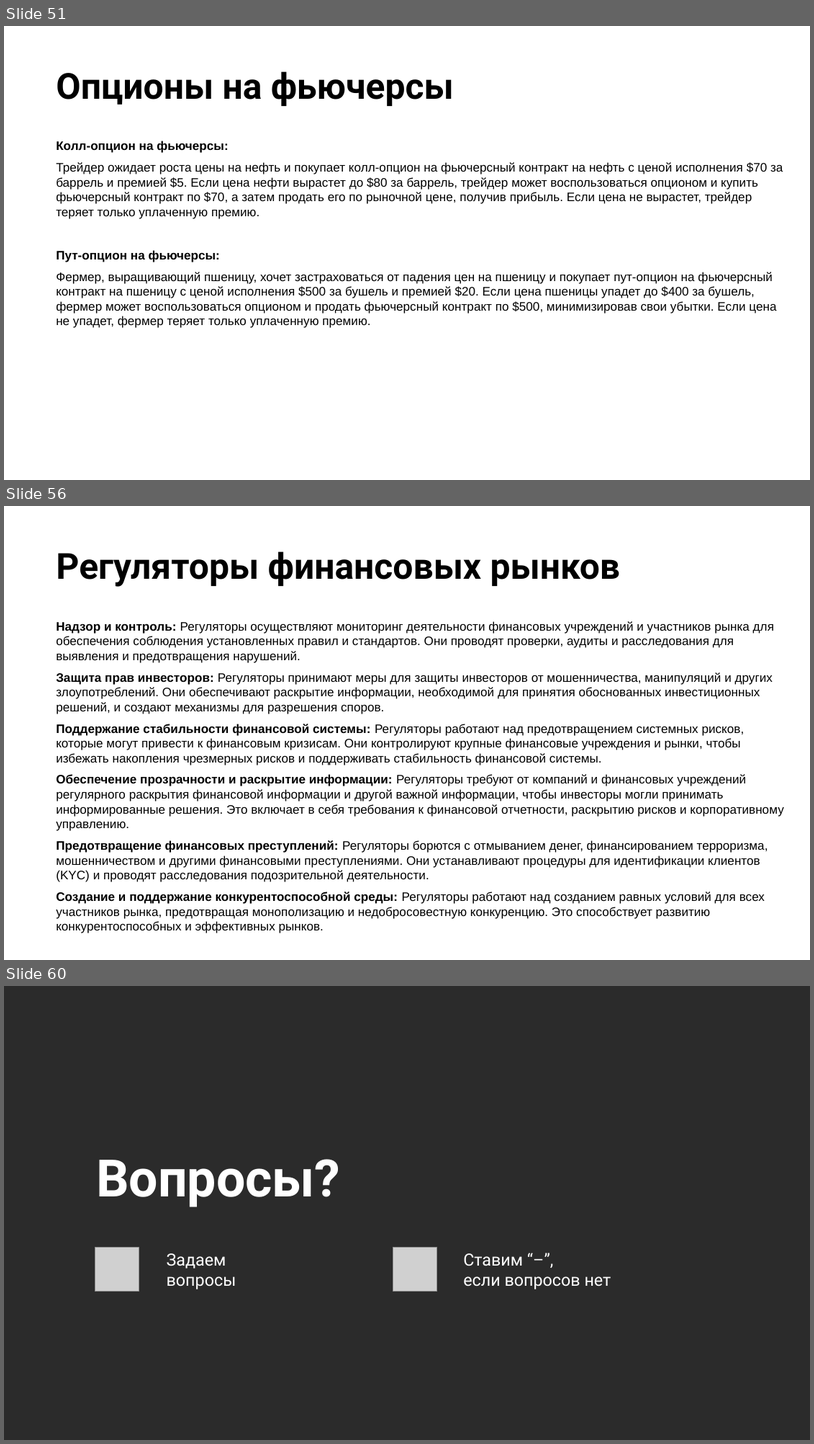
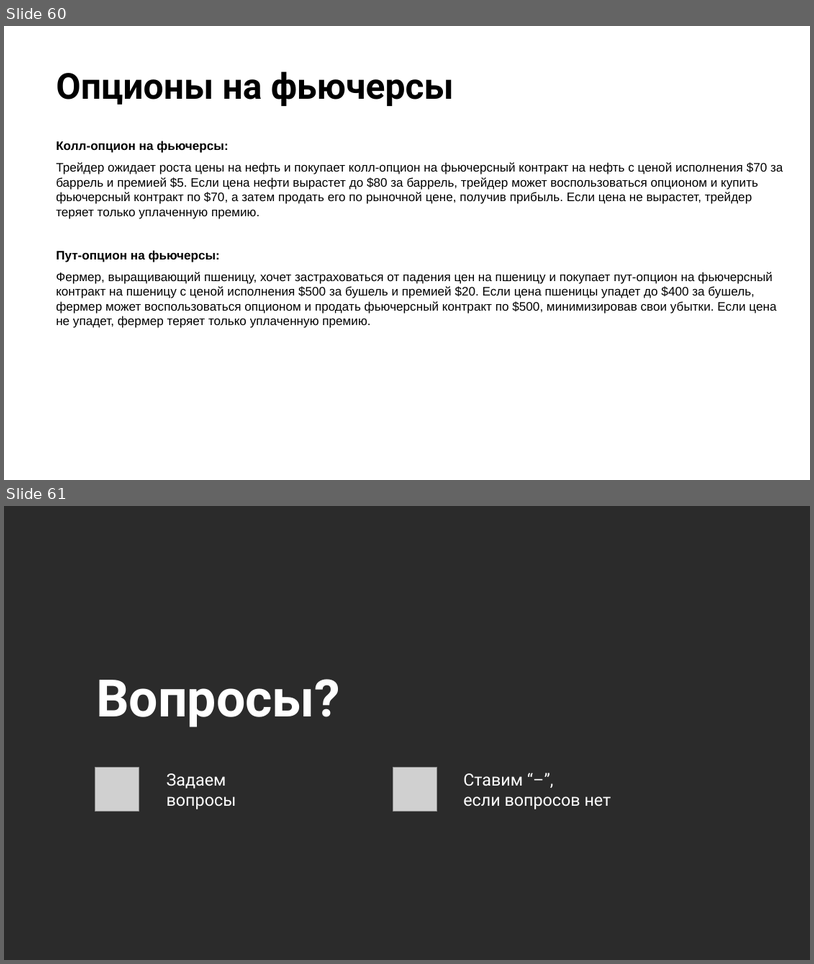
Before and after one commit to stureiko/Otus_lectures, a slide deck: FinML/01 - Intro/Presentation/01 - Intro.pptx. Shown one above the other, each under a label of ours: slides 51, 56 and 60 before the commit, slides 60 and 61 after it; the slides between them are not shown. The pictures are 814x1444 and 814x964 pixels, drawn with LibreOffice and Linux fonts; fonts in the diff are those of the drawing; grey boxes stand for pictures; background and template pictures are left out; a plain dark background stands for a picture behind light text. Boxes give left, top, right and bottom in pixels: in the first picture for what was removed or moved away, otherwise in the second. Text is boxed around its words. In the diff, an @@ line names an element or a change of style, - is before the commit and + after.

```diff
--- a/FinML/01 - Intro/Presentation/01 - Intro.pptx
+++ b/FinML/01 - Intro/Presentation/01 - Intro.pptx
@@ slide 56 removed at [4, 506, 810, 960], background picture (left out) @@
@@ title removed at [56, 551, 620, 587] @@
-Регуляторы финансовых рынков
@@ text removed at [56, 621, 784, 933] @@
-Надзор и контроль: Регуляторы осуществляют мониторинг деятельности финансовых учреждений и участников рынка для обеспечения соблюдения установленных правил и стандартов. Они проводят проверки, аудиты и расследования для выявления и предотвращения нарушений.
-Защита прав инвесторов: Регуляторы принимают меры для защиты инвесторов от мошенничества, манипуляций и других злоупотреблений. Они обеспечивают раскрытие информации, необходимой для принятия обоснованных инвестиционных решений, и создают механизмы для разрешения споров.
-Поддержание стабильности финансовой системы: Регуляторы работают над предотвращением системных рисков, которые могут привести к финансовым кризисам. Они контролируют крупные финансовые учреждения и рынки, чтобы избежать накопления чрезмерных рисков и поддерживать стабильность финансовой системы.
-Обеспечение прозрачности и раскрытие информации: Регуляторы требуют от компаний и финансовых учреждений регулярного раскрытия финансовой информации и другой важной информации, чтобы инвесторы могли принимать информированные решения. Это включает в себя требования к финансовой отчетности, раскрытию рисков и корпоративному управлению.
-Предотвращение финансовых преступлений: Регуляторы борются с отмыванием денег, финансированием терроризма, мошенничеством и другими финансовыми преступлениями. Они устанавливают процедуры для идентификации клиентов (KYC) и проводят расследования подозрительной деятельности.
-Создание и поддержание конкурентоспособной среды: Регуляторы работают над созданием равных условий для всех участников рынка, предотвращая монополизацию и недобросовестную конкуренцию. Это способствует развитию конкурентоспособных и эффективных рынков.
@@ what was slide 51 is now slide 60 @@
@@ what was slide 60 is now slide 61 @@
```
Also in this commit, not shown: 9 slides changed, 10 slides added, 8 other slides removed, 44 other files.
